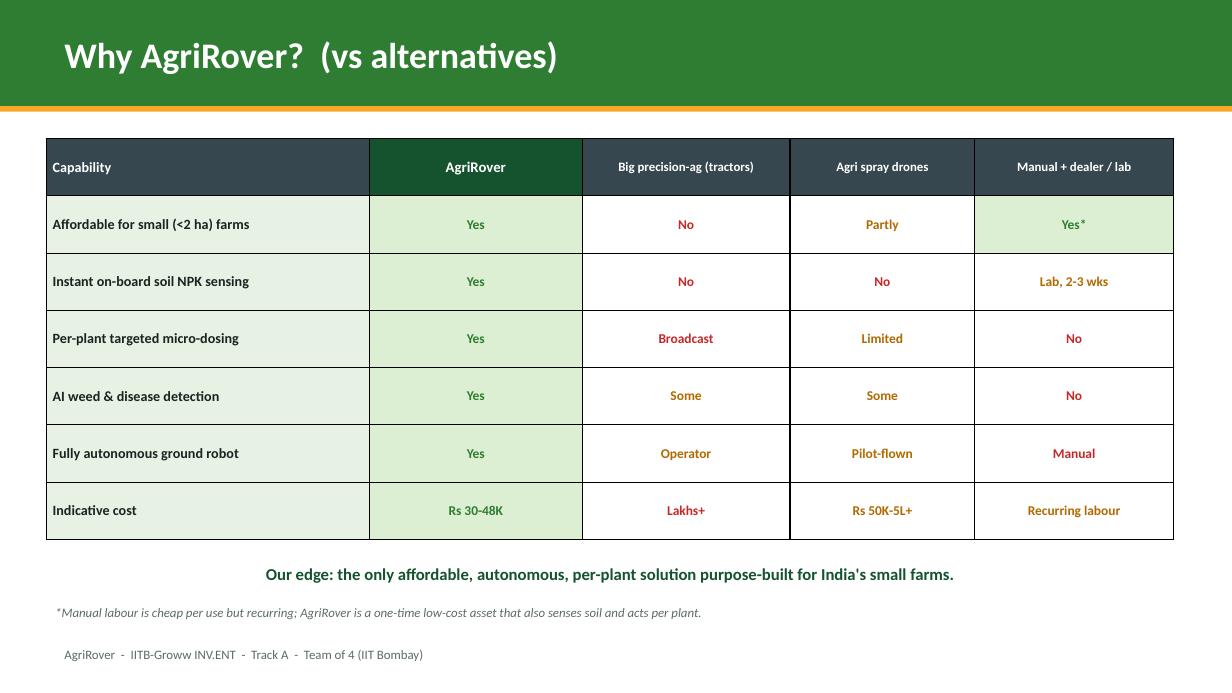
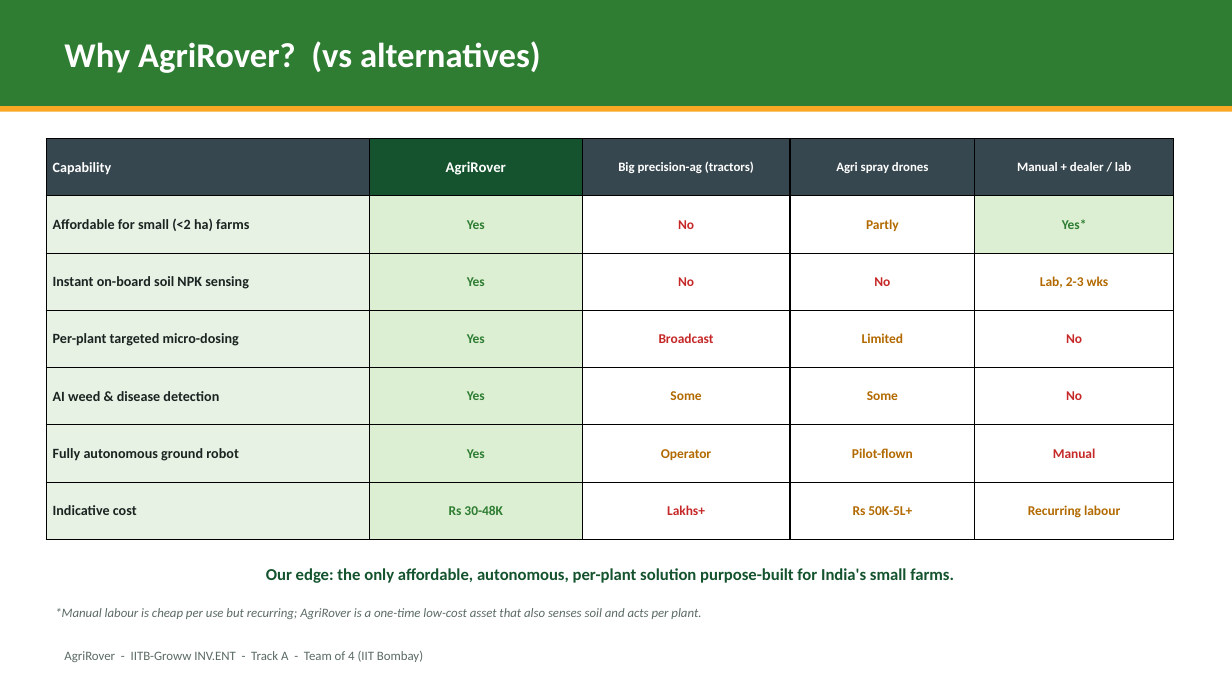
Before and after one commit to aman123825/agrobot, a slide deck: slide 4 of AgriRover_Pitch.pptx. Drawn at 1232x693 pixels with LibreOffice and Linux fonts; fonts in the diff are those of the drawing. Boxes give left, top, right and bottom in pixels: in the first picture for what was removed or moved away, otherwise in the second. Text is boxed around its words. In the diff, an @@ line names an element or a change of style, - is before the commit and + after.

```diff
--- a/AgriRover_Pitch.pptx
+++ b/AgriRover_Pitch.pptx
@@ text "Why AgriRover? (vs alternatives)" at <box>64,41,541,73</box>: size 28 to 27 pt @@
```
Also in this commit, not shown: 7 other slides changed, 2 slides added.
